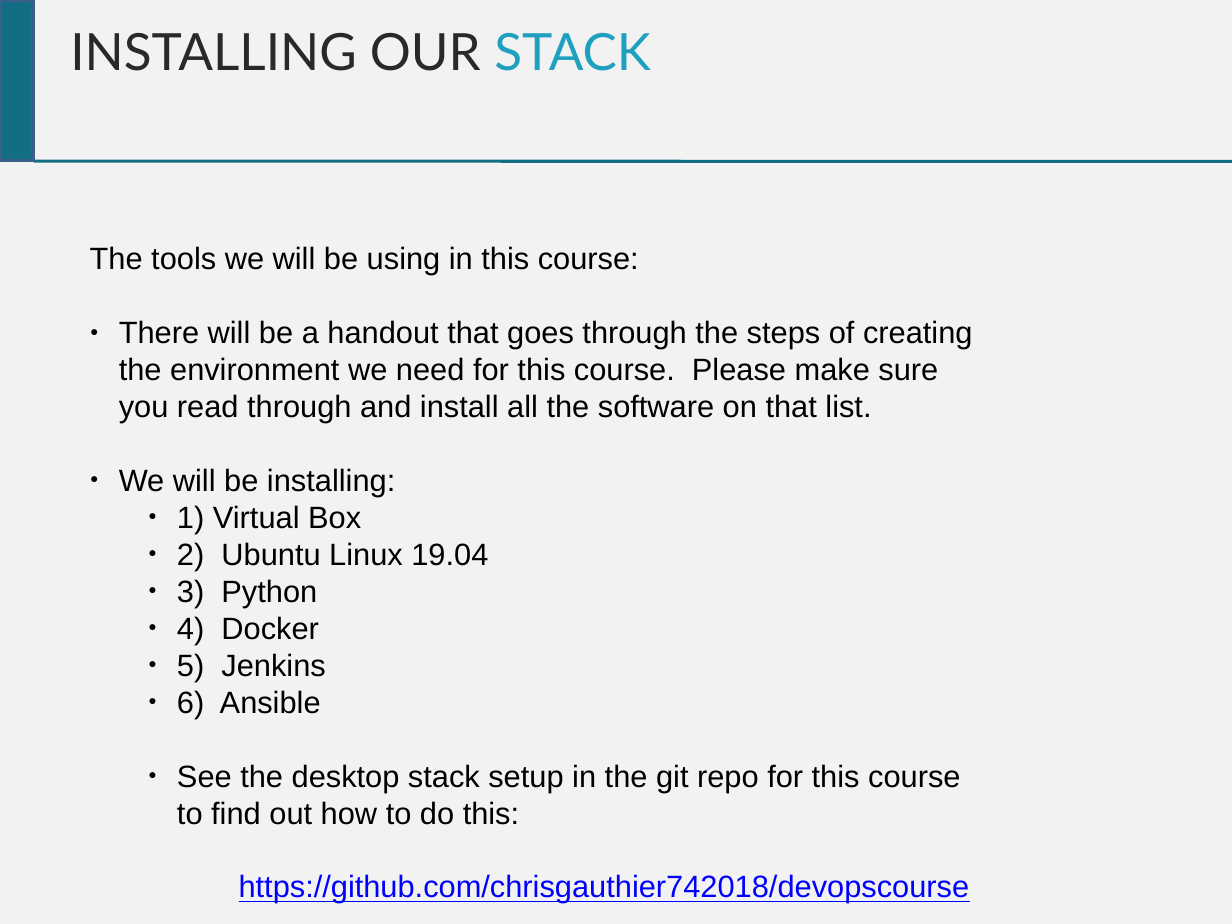
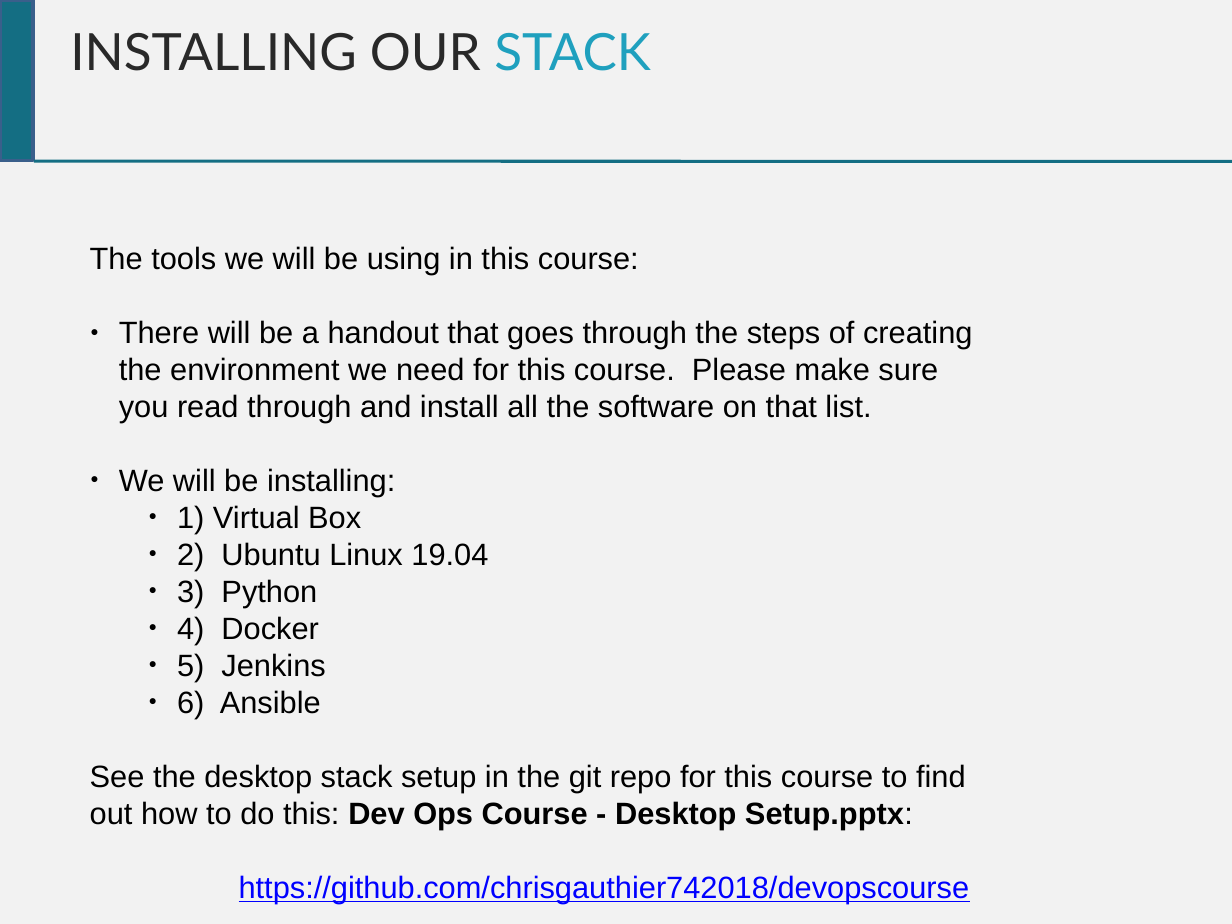
Before and after one commit to chrisgauthier742018/devopscourse, a slide deck: slide 7 of Dev Ops Course.pptx. Drawn at 1232x924 pixels with LibreOffice and Linux fonts; fonts in the diff are those of the drawing. Boxes give left, top, right and bottom in pixels: in the first picture for what was removed or moved away, otherwise in the second. Text is boxed around its words. In the diff, an @@ line names an element or a change of style, - is before the commit and + after.

```diff
--- a/Dev Ops Course.pptx
+++ b/Dev Ops Course.pptx
@@ text at [90, 764, 966, 829]: text changed @@
-    ● See the desktop stack setup in the git repo for this course to find out how to do this:
+See the desktop stack setup in the git repo for this course to find out how to do this: Dev Ops Course - Desktop Setup.pptx:
```
Also in this commit, not shown: 3 other slides changed, 24 slides added.
